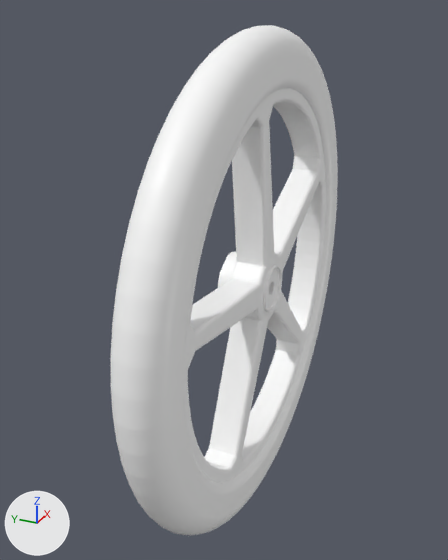
The COLLADA model fourth_robot_description/meshes/DAE/wheel.dae as it was, and as the next commit left it.
Before and after are seen from a camera (50 mm lens) standing at (-0.4445, -0.1743, 0.2219) and looking at (-0.0081, 0.022, 0.0037). Every picture has the same lights, and +X, +Y and +Z are marked at lower left.

In view in the first picture: 'Wheel'.
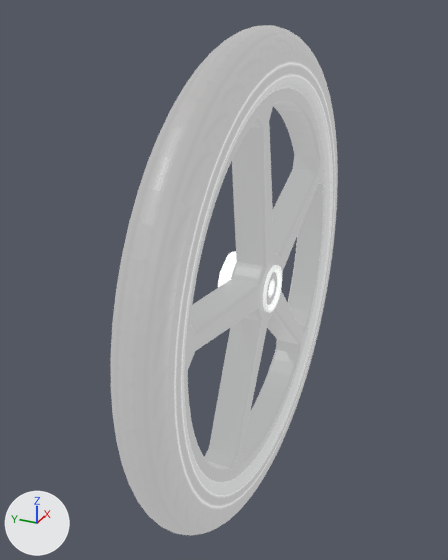
What changed in the scene script:
```text
Add img_drive_wheel_texture_png:
    img_drive_wheel_texture_png = load_image('drive_wheel_texture.png', 'drive_wheel_texture.png', 1024, 1024, 'sRGB')
Change mat_material_001:
    remove mat_material_001.base_color = (1.0, 1.0, 1.0)  # white #ffffff
    add mat_material_001.texture = img_drive_wheel_texture_png
    add mat_material_001.emission_color = (0.4, 0.4, 0.4)  # grey #aaaaaa
    add mat_material_001.emission_strength = 1.0
```

Where the change shows, as pixel boxes [x1, y1, x2, y2] in the pictures (448 x 560 px):
'Wheel', surface changed (white to grey)
    both: [111, 25, 338, 536]
